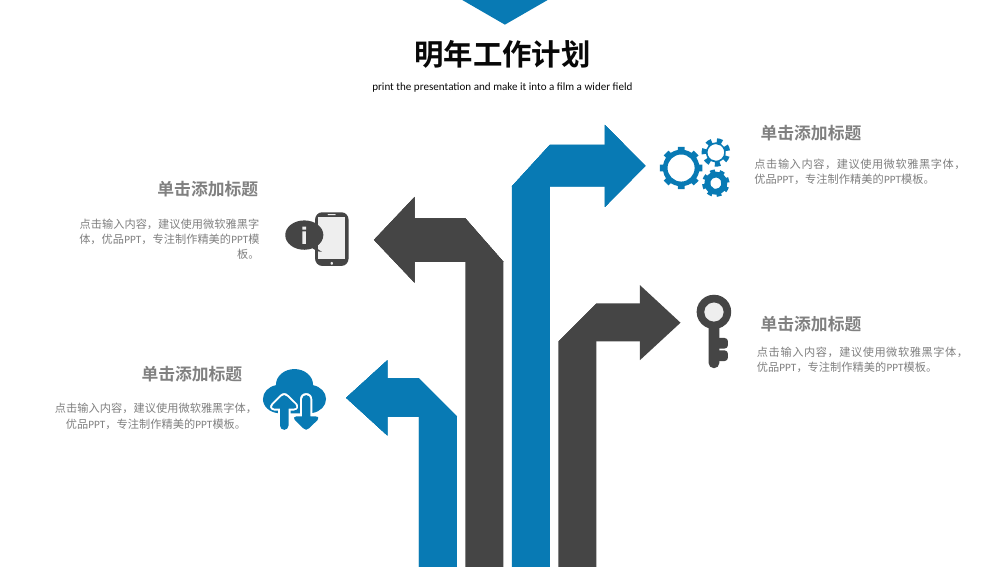
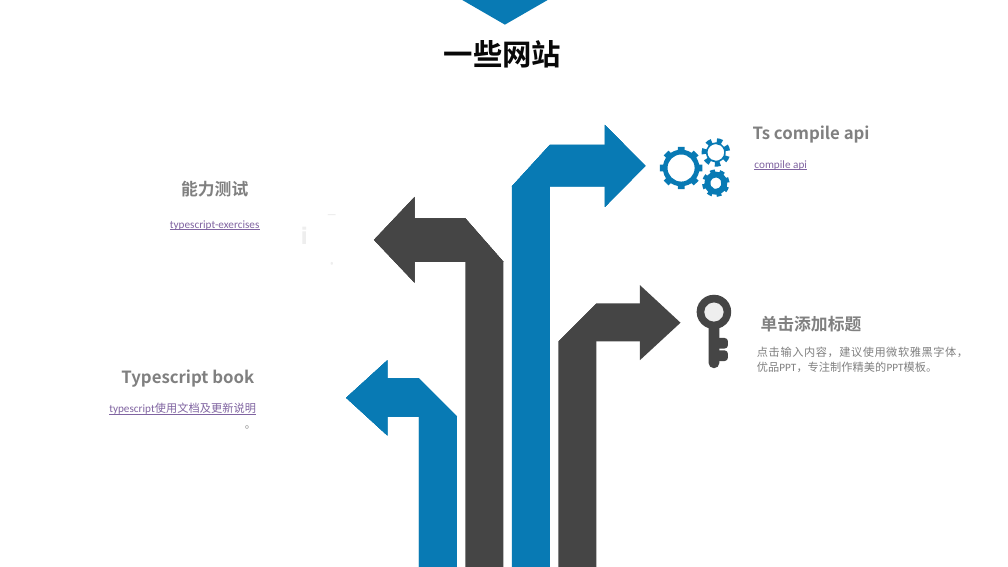
Before and after one commit to touchpillow/ts-demo, a slide deck: slide 18 of ts-分享.pptx (slide 23 before the commit). Drawn at 1008x567 pixels with LibreOffice and Linux fonts; fonts in the diff are those of the drawing. Boxes give left, top, right and bottom in pixels: in the first picture for what was removed or moved away, otherwise in the second. Text is boxed around its words. In the diff, an @@ line names an element or a change of style, - is before the commit and + after.

```diff
--- a/ts-分享.pptx
+++ b/ts-分享.pptx
@@ text at (444, 40, 562, 68): text changed @@
-明年工作计划
+一些网站
@@ text removed at (372, 82, 633, 92) @@
-print the presentation and make it into a film a wider field
@@ text at (753, 125, 870, 143): text changed @@
-单击添加标题
+Ts compile api
@@ text at (754, 160, 807, 170): text changed; text colour #808080 to #8064A1 @@
-点击输入内容，建议使用微软雅黑字体，优品PPT，专注制作精美的PPT模板。
+compile api
@@ text at (181, 181, 248, 197): text changed @@
-单击添加标题
+能力测试
@@ text at (170, 220, 260, 230): text changed; text colour #808080 to #8064A1 @@
-点击输入内容，建议使用微软雅黑字体，优品PPT，专注制作精美的PPT模板。
+typescript-exercises
@@ group removed at (263, 213, 349, 430): 6 freeform shapes @@
@@ text at (121, 369, 254, 387): text changed @@
-单击添加标题
+Typescript book
@@ text at (109, 403, 256, 429): text changed; text colour #808080 to #8064A1 @@
-点击输入内容，建议使用微软雅黑字体，优品PPT，专注制作精美的PPT模板。
+typescript使用文档及更新说明
+。
```
Also in this commit, not shown: 6 other slides changed, 1 slide added, 7 slides removed, 1 other file.
